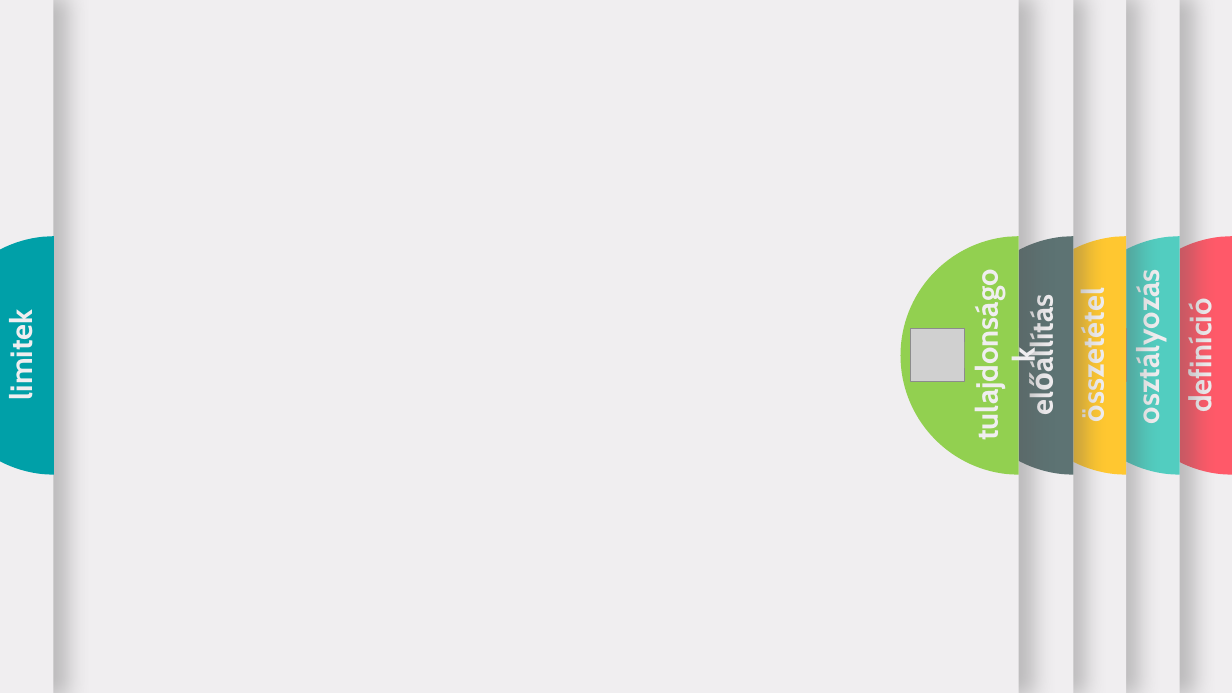
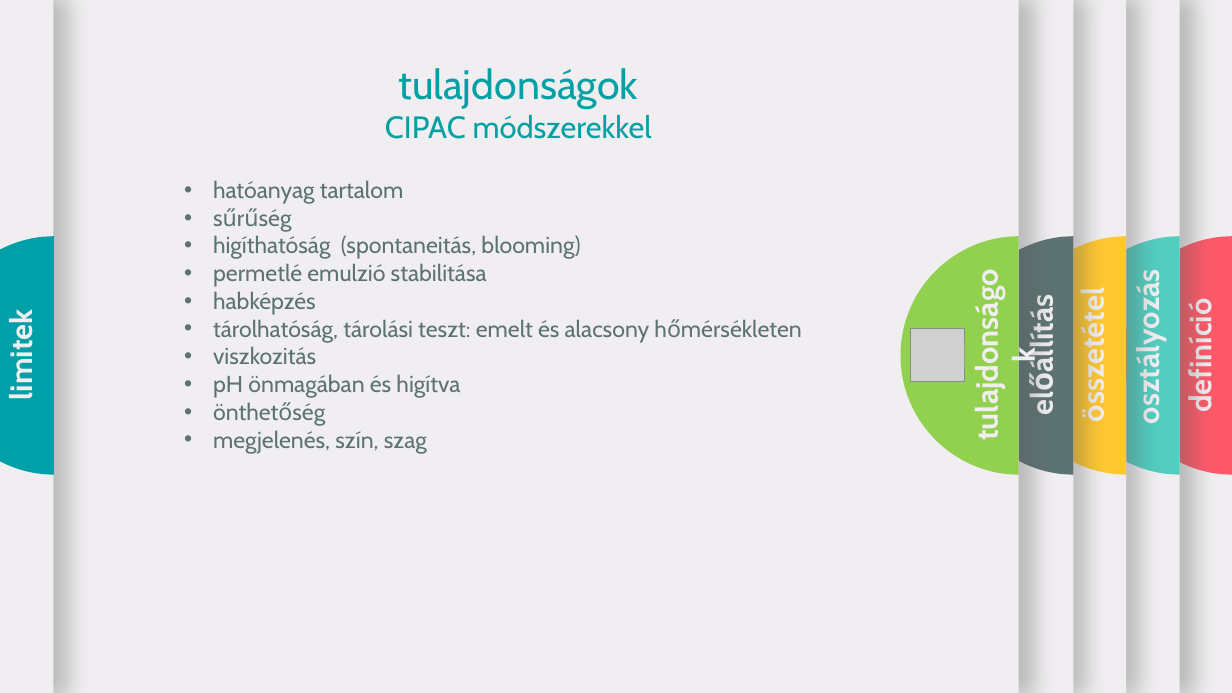
Before and after one commit to LilianaBohus/chemistry-presenations, a slide deck: slide 6 of emulsion-concentrates-short.pptx. Drawn at 1232x693 pixels with LibreOffice and Linux fonts; fonts in the diff are those of the drawing; grey boxes stand for pictures; background and template pictures are left out. Boxes give left, top, right and bottom in pixels: in the first picture for what was removed or moved away, otherwise in the second. Text is boxed around its words. In the diff, an @@ line names an element or a change of style, - is before the commit and + after.

```diff
--- a/emulsion-concentrates-short.pptx
+++ b/emulsion-concentrates-short.pptx
@@ text added at bbox=[385, 68, 652, 139], 24 pt, text #03A1A4 @@
+tulajdonságok
+CIPAC módszerekkel
@@ text added at bbox=[213, 180, 650, 454], 18 pt, text #5D7373 @@
+• hatóanyag tartalom
+• sűrűség
+• higíthatóság (spontaneitás, blooming)
+• permetlé emulzió stabilitása
+• habképzés
+• tárolhatóság, tárolási teszt: emelt és alacsony hőmérsékleten
+• viszkozitás
+• pH önmagában és higítva
+• önthetőség
+• megjelenés, szín, szag
```
Also in this commit, not shown: 5 other slides changed.
